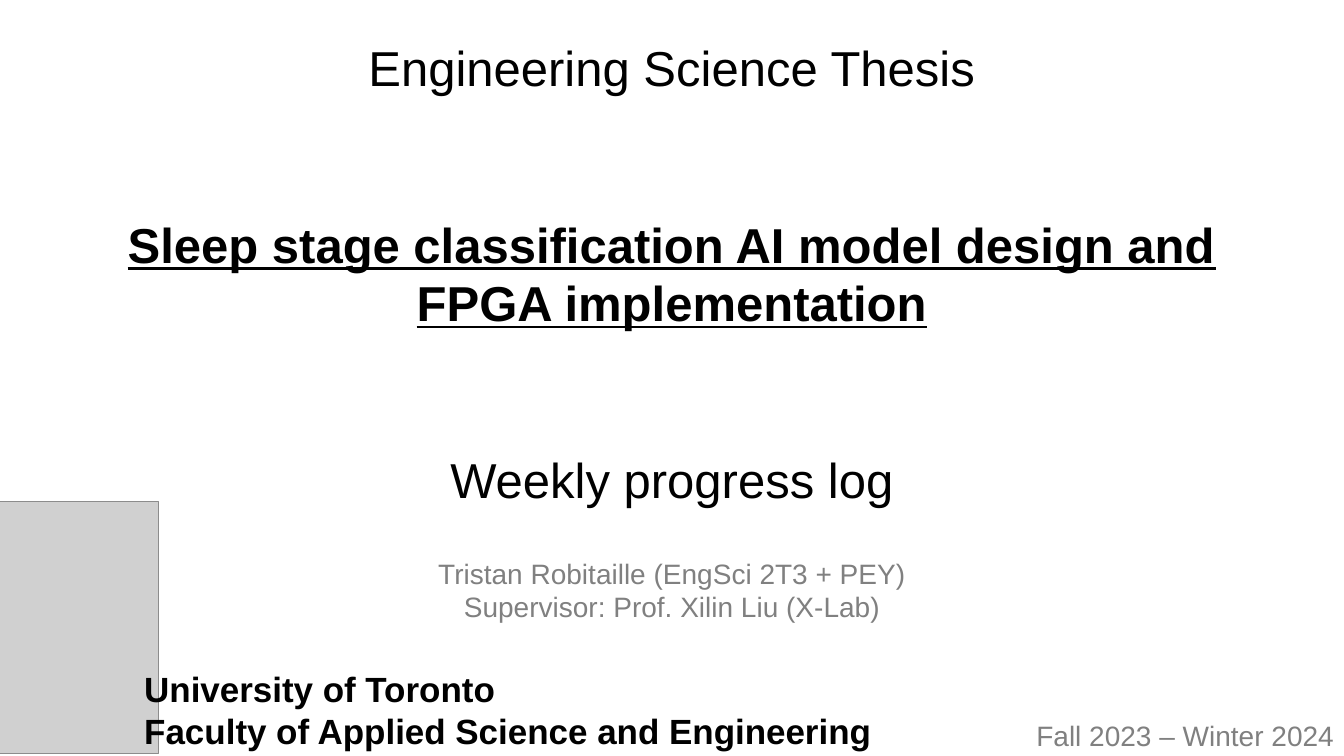
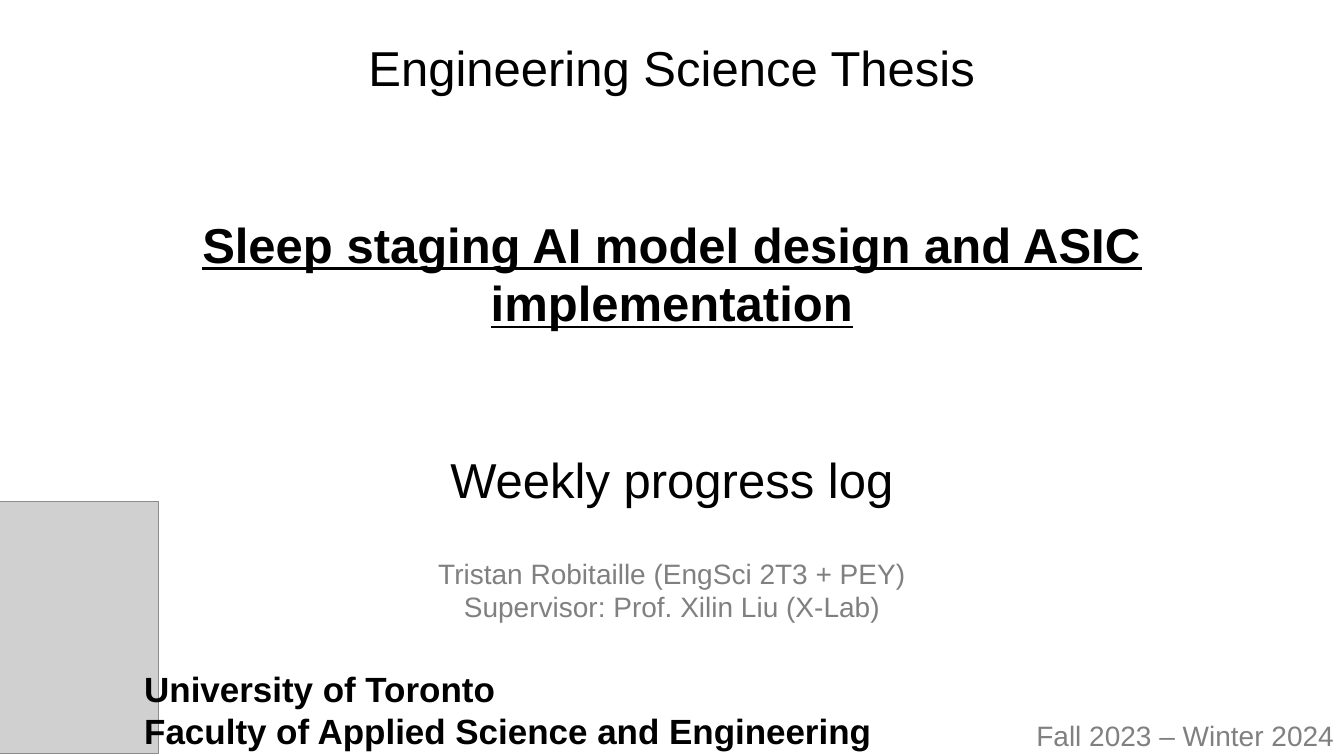
Before and after one commit to TristanRobitaille/engsci-thesis, a slide deck: slide 1 of weekly_progress.pptx. Drawn at 1344x756 pixels with LibreOffice and Linux fonts; fonts in the diff are those of the drawing; grey boxes stand for pictures. Boxes give left, top, right and bottom in pixels: in the first picture for what was removed or moved away, otherwise in the second. Text is boxed around its words. In the diff, an @@ line names an element or a change of style, - is before the commit and + after.

```diff
--- a/weekly_progress.pptx
+++ b/weekly_progress.pptx
@@ text at box(202, 227, 1140, 331): text changed @@
-Sleep stage classification AI model design and FPGA implementation
+Sleep staging AI model design and ASIC implementation
```
Also in this commit, not shown: 2 other slides changed, 1 slide added, 7 other files.
